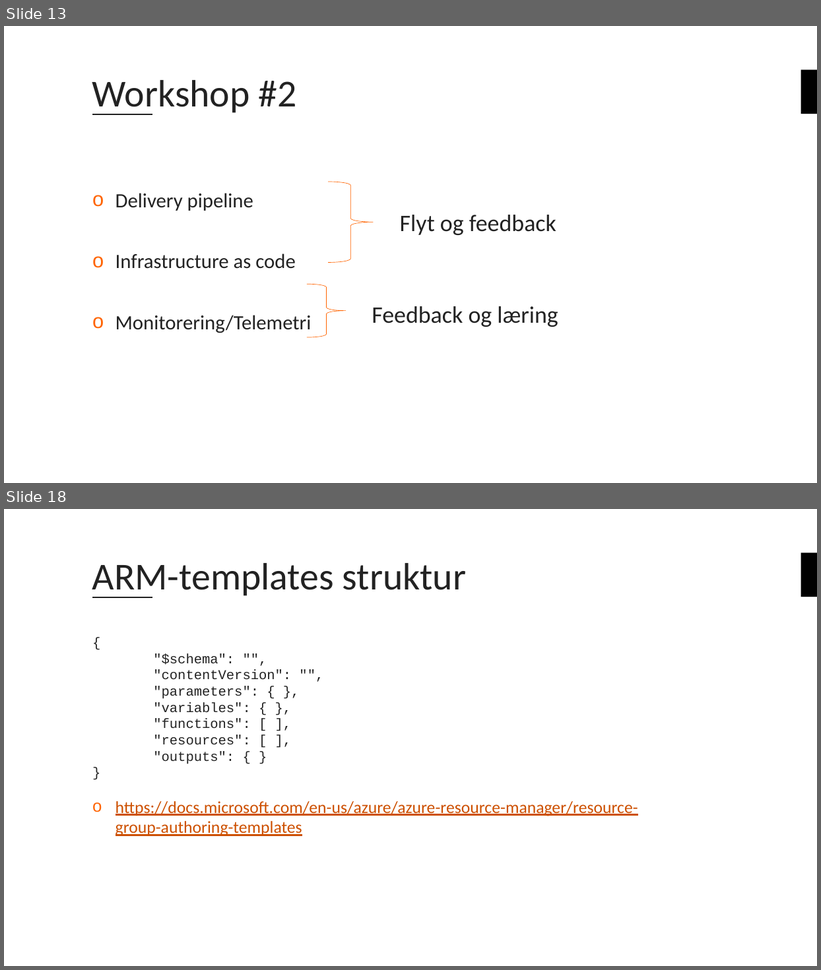
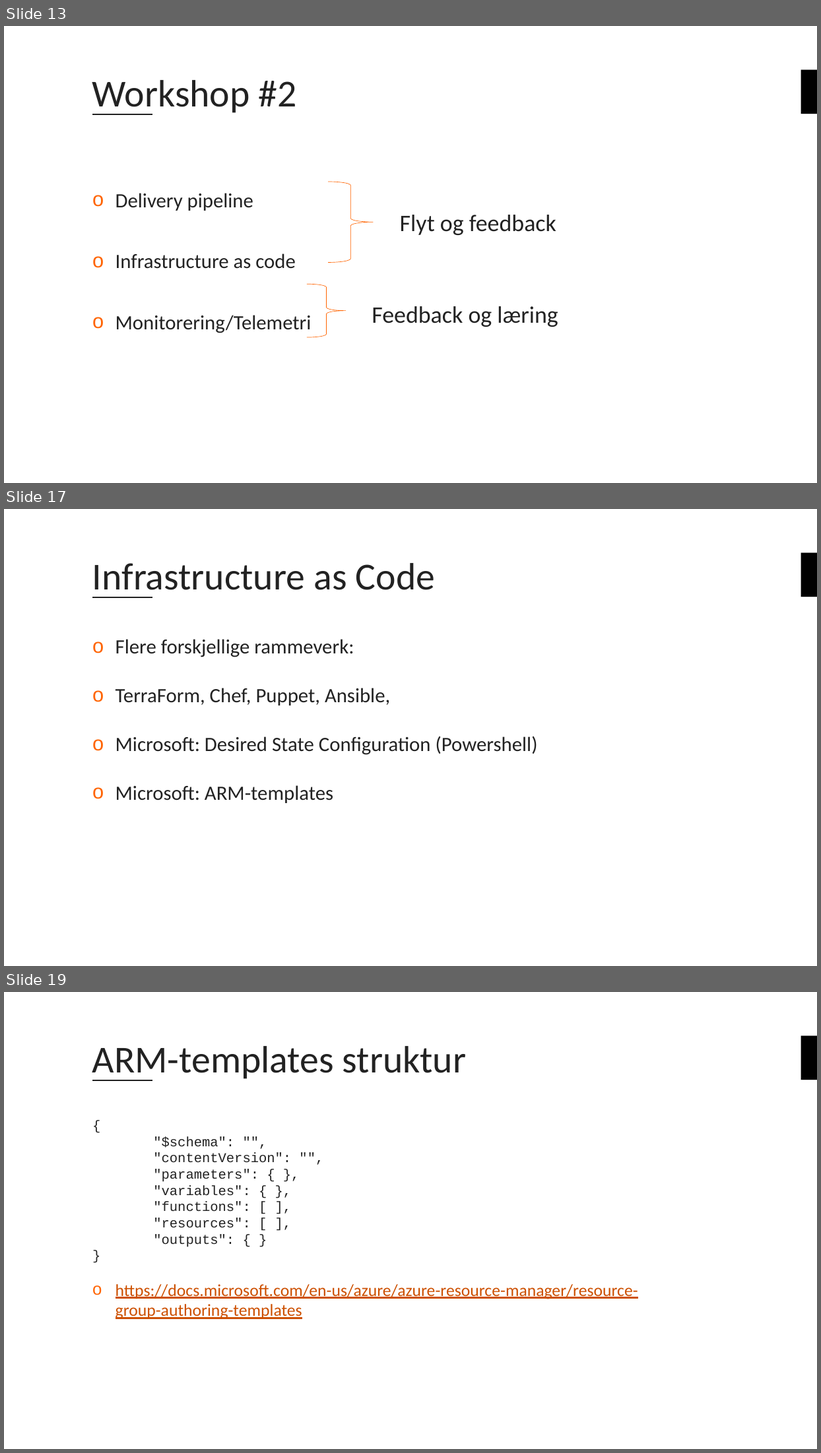
Before and after one commit to bouvet/azure-workshops, a slide deck: Workshop_2/Presentasjon/Azureskolen-Workshop#2.pptx. Shown one above the other, each under a label of ours: slides 13 and 18 before the commit, slides 13, 17 and 19 after it; the slides between them are not shown. The pictures are 821x970 and 821x1453 pixels, drawn with LibreOffice and Linux fonts; fonts in the diff are those of the drawing; background and template pictures are left out. Boxes give left, top, right and bottom in pixels: in the first picture for what was removed or moved away, otherwise in the second. Text is boxed around its words. In the diff, an @@ line names an element or a change of style, - is before the commit and + after.

```diff
--- a/Workshop_2/Presentasjon/Azureskolen-Workshop#2.pptx
+++ b/Workshop_2/Presentasjon/Azureskolen-Workshop#2.pptx
@@ slide 17 added at bbox=[4, 509, 817, 966], background #FFFFFF; not listed: 2 template elements that a slide beside it also shows @@
@@ title added at bbox=[92, 563, 435, 598], 45 pt, text #222222 @@
+Infrastructure as Code
@@ text added at bbox=[116, 639, 538, 803], 24 pt, text #222222 @@
+o Flere forskjellige rammeverk:
+o TerraForm, Chef, Puppet, Ansible,
+o Microsoft: Desired State Configuration (Powershell)
+o Microsoft: ARM-templates
@@ what was slide 18 is now slide 19 @@
```
Also in this commit, not shown: 3 slides changed, 4 other slides added, 1 other file.
